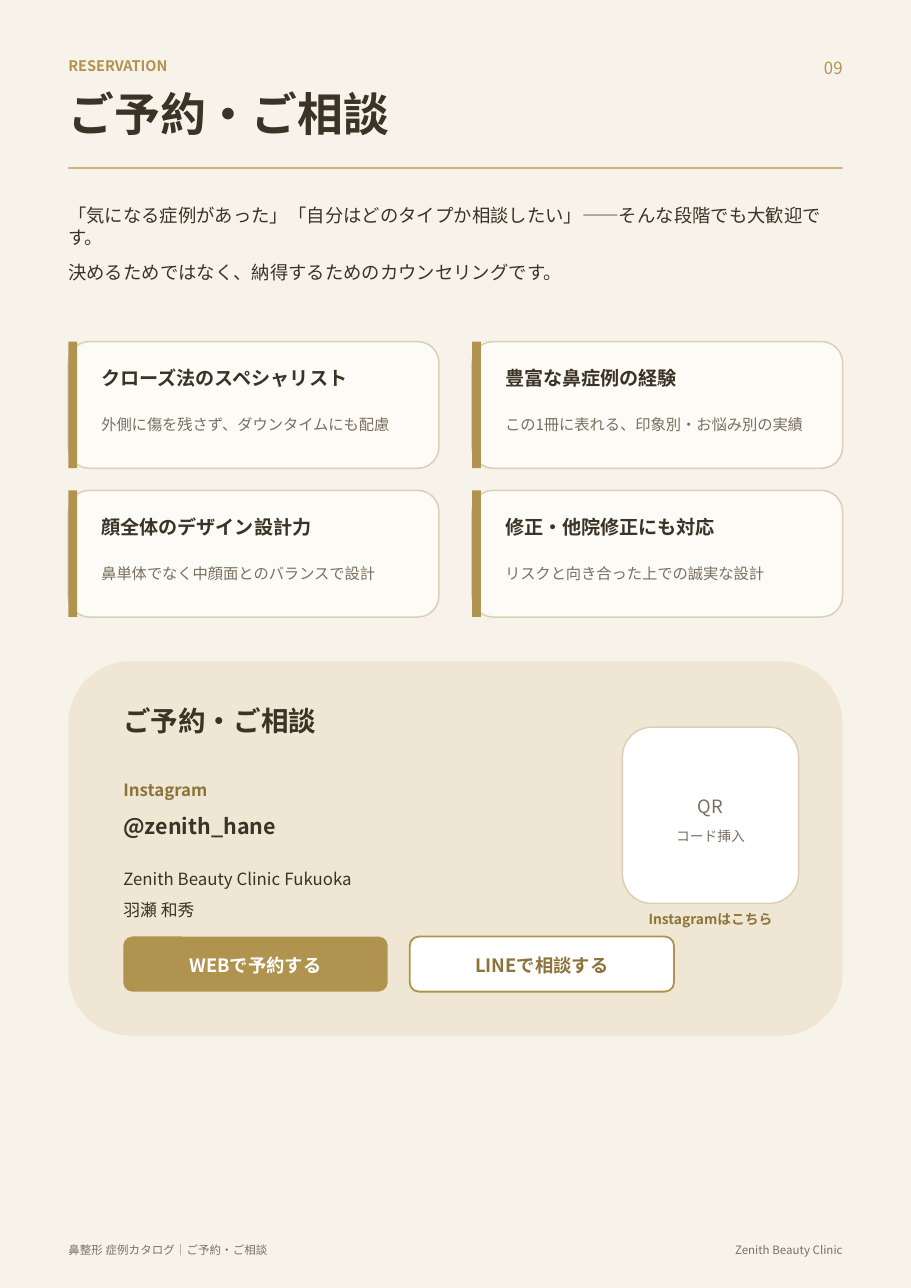
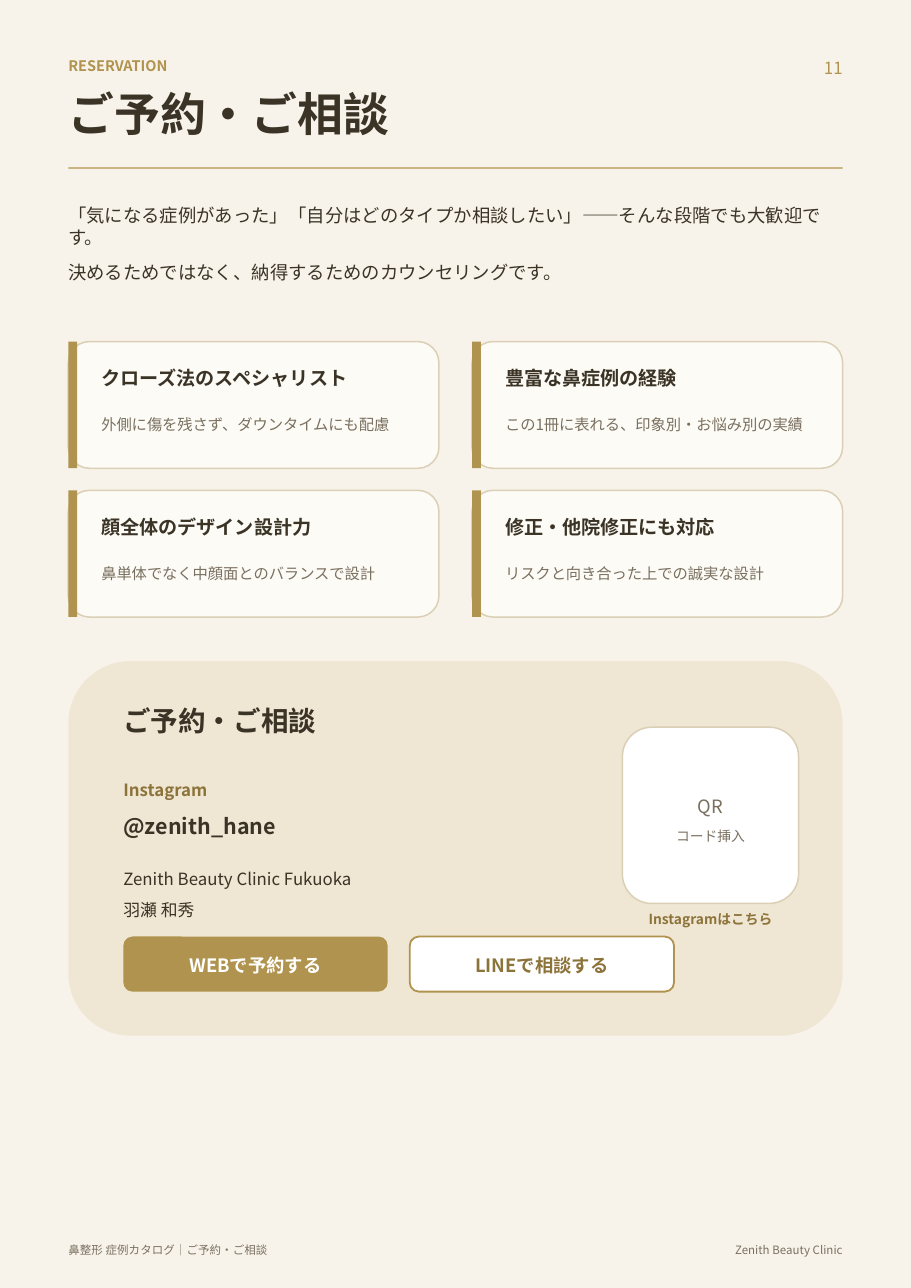
Before and after one commit to hidekkobonba/nosejob, a slide deck: slide 12 of 鼻整形_症例カタログ.pptx (slide 10 before the commit). Drawn at 911x1288 pixels with LibreOffice and Linux fonts; fonts in the diff are those of the drawing. Boxes give left, top, right and bottom in pixels: in the first picture for what was removed or moved away, otherwise in the second. Text is boxed around its words. In the diff, an @@ line names an element or a change of style, - is before the commit and + after.

```diff
--- a/鼻整形_症例カタログ.pptx
+++ b/鼻整形_症例カタログ.pptx
@@ text at [824, 61, 843, 74]: text changed @@
-09
+11
```
Also in this commit, not shown: 8 other slides changed, 2 slides added.
